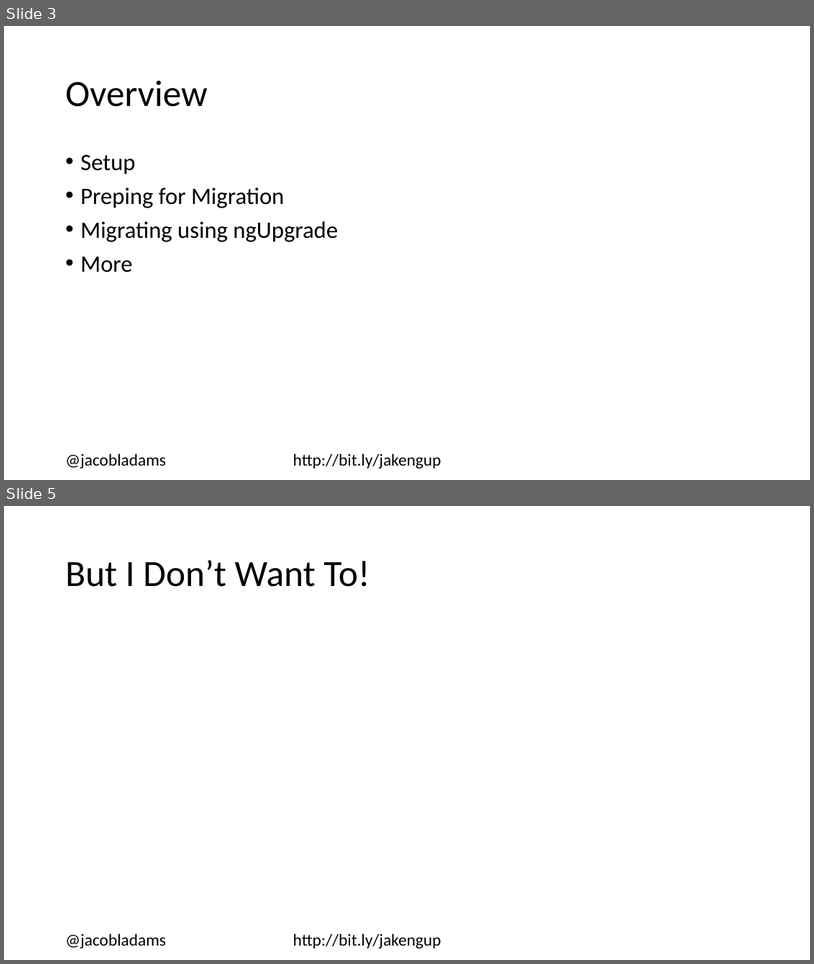
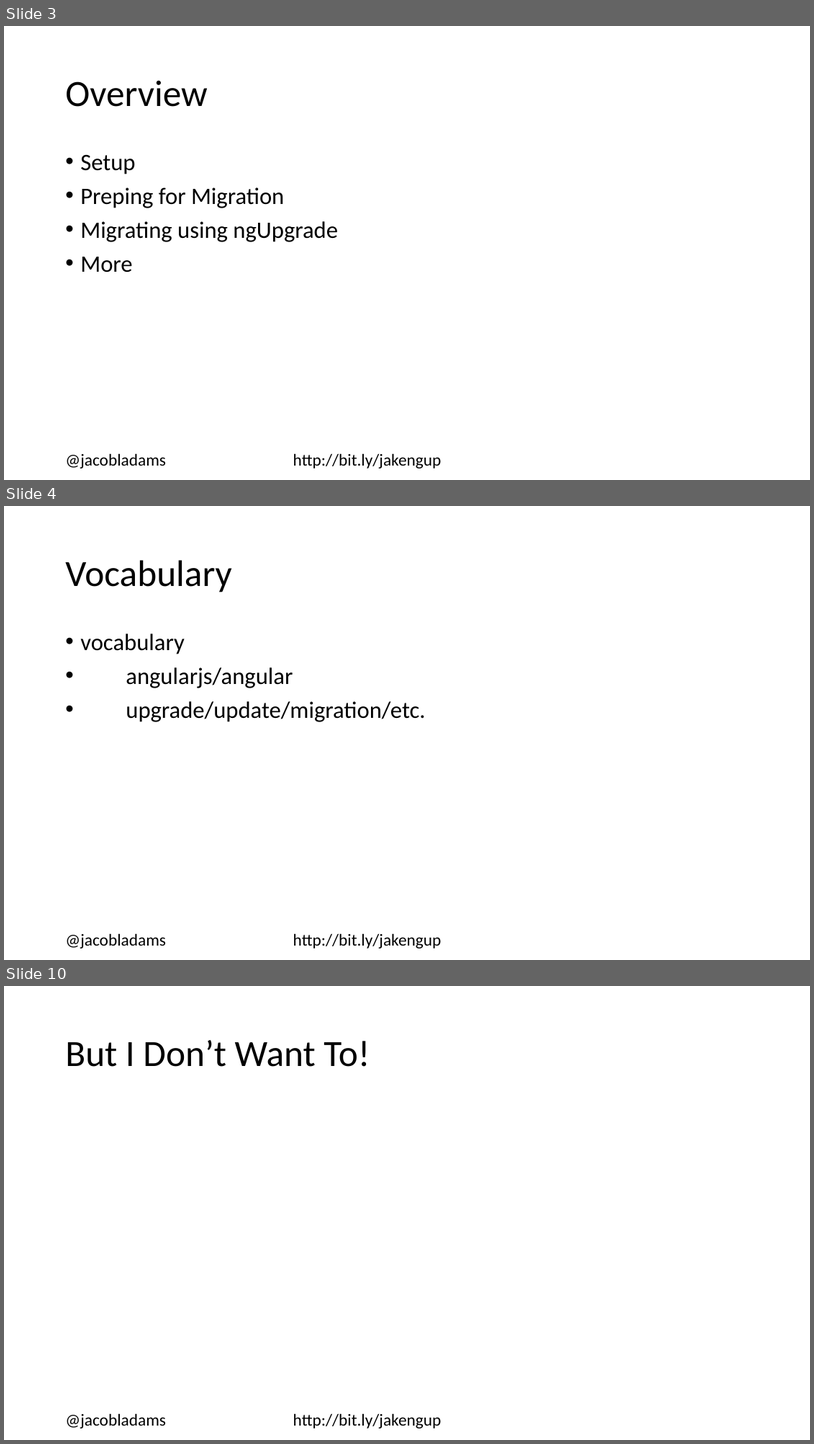
Before and after one commit to jacobladams/upgrading-from-angularjs-1-to-angular-2-plus-presentation, a slide deck: Upgrading from AngularJS 1 to Angular 2+.pptx. Shown one above the other, each under a label of ours: slides 3 and 5 before the commit, slides 3, 4 and 10 after it; the slides between them are not shown. The pictures are 814x964 and 814x1444 pixels, drawn with LibreOffice and Linux fonts; fonts in the diff are those of the drawing. Boxes give left, top, right and bottom in pixels: in the first picture for what was removed or moved away, otherwise in the second. Text is boxed around its words. In the diff, an @@ line names an element or a change of style, - is before the commit and + after.

```diff
--- a/Upgrading from AngularJS 1 to Angular 2+.pptx
+++ b/Upgrading from AngularJS 1 to Angular 2+.pptx
@@ slide 4 added at (4,506,810,960), background #FFFFFF @@
@@ title added at (65,560,232,592), 44 pt, text #000000 @@
+Vocabulary
@@ text added at (80,633,425,722), 28 pt, text #000000 @@
+• vocabulary
+• angularjs/angular
+• upgrade/update/migration/etc.
@@ text added at (65,933,442,948), 20 pt, text #000000 @@
+@jacobladams http://bit.ly/jakengup
@@ what was slide 5 is now slide 10 @@
```
Also in this commit, not shown: 1 slide changed, 4 other slides added, 1 other file.
